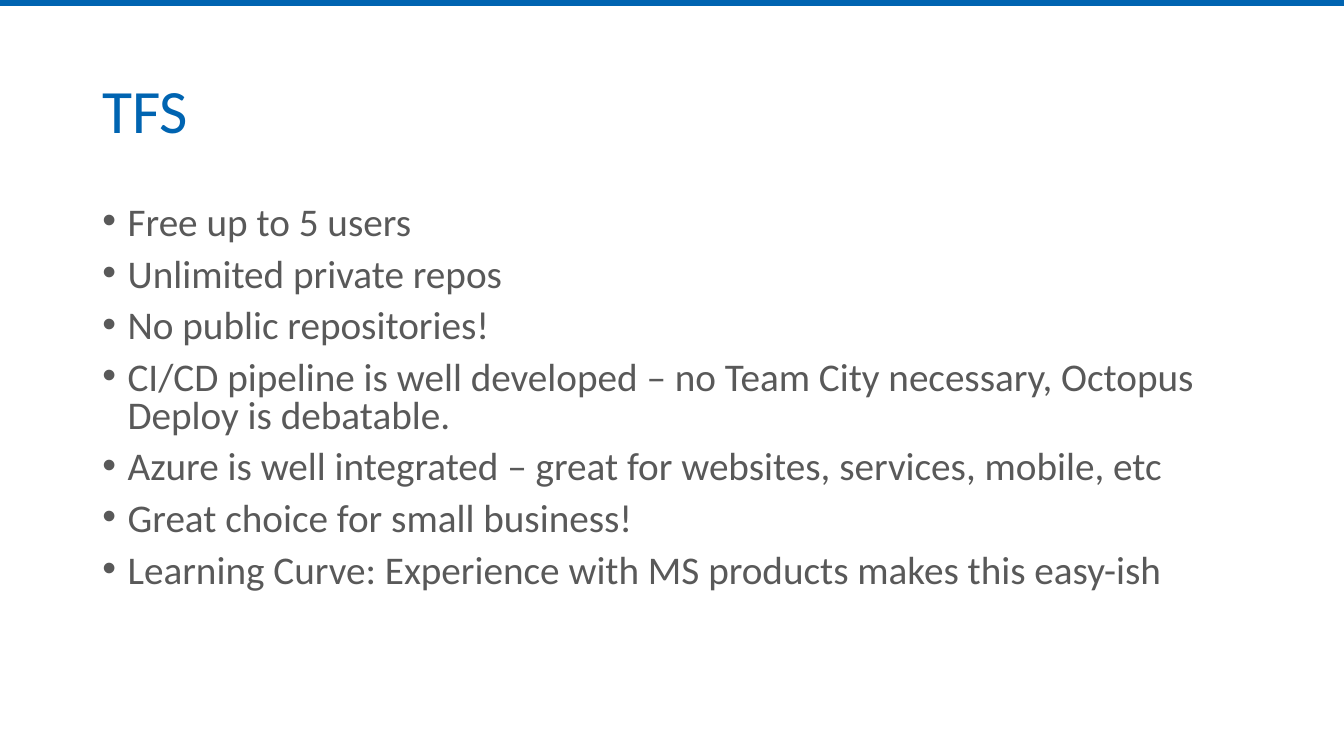
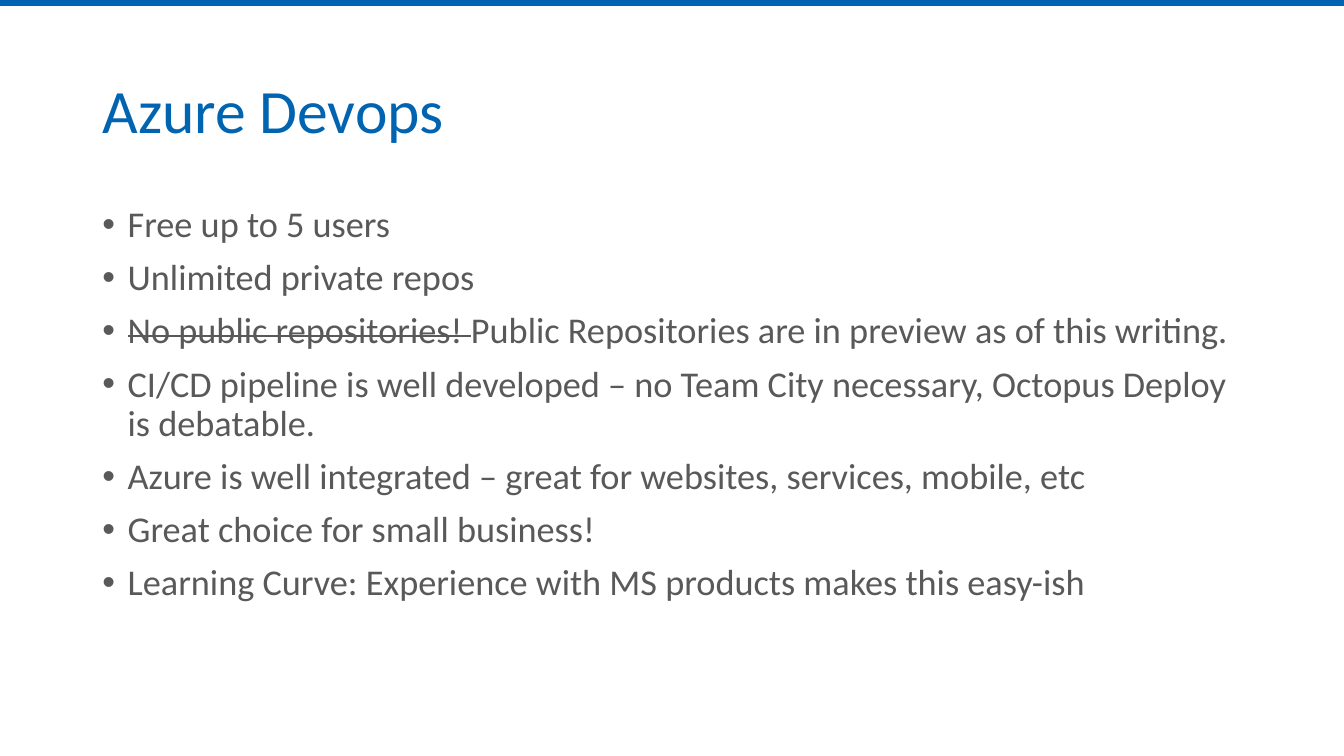
Before and after one commit to jmreynolds/Git-For-Normal-Developers, a slide deck: slide 18 of Slides/Git for the Normal Developer.pptx (slide 17 before the commit). Drawn at 1344x756 pixels with LibreOffice and Linux fonts; fonts in the diff are those of the drawing. Boxes give left, top, right and bottom in pixels: in the first picture for what was removed or moved away, otherwise in the second. Text is boxed around its words. In the diff, an @@ line names an element or a change of style, - is before the commit and + after.

```diff
--- a/Slides/Git for the Normal Developer.pptx
+++ b/Slides/Git for the Normal Developer.pptx
@@ title at (x1=102, y1=93, x2=444, y2=143): text changed @@
-TFS
+Azure Devops
@@ text at (x1=128, y1=213, x2=1226, y2=601): size 28 to 25.9 pt in "Free up to 5 users", "Unlimited private repos", "CI/CD pipeline is well developed – no ...", "Azure is well integrated – great for ..." and 2 more places; line spacing 0.8 to 0.9 @@
@@ text at (x1=128, y1=318, x2=1227, y2=349): text changed; size 28 to 25.9 pt @@
-• No public repositories!
+• No public repositories! Public Repositories are in preview as of this writing.
```
Also in this commit, not shown: 5 other slides changed, 1 slide added.
